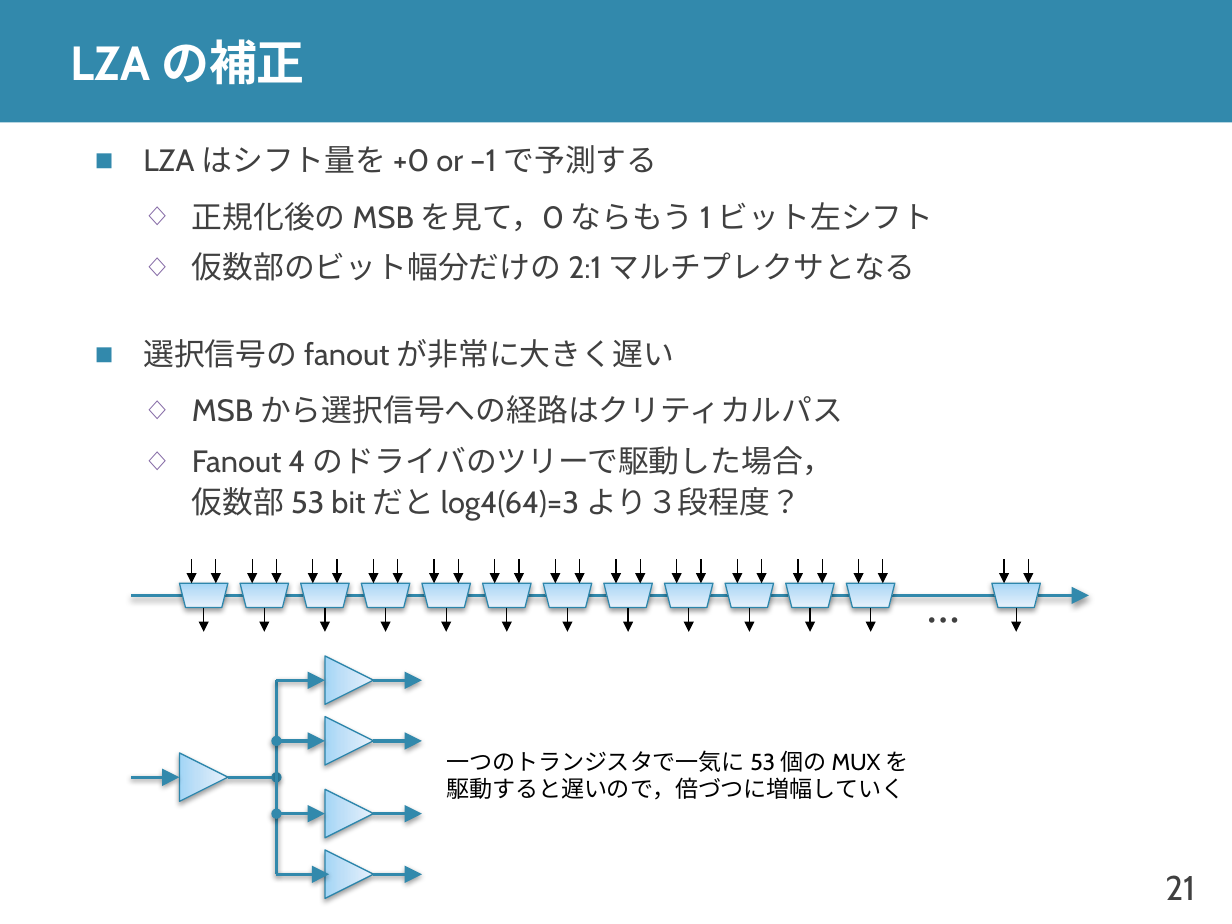
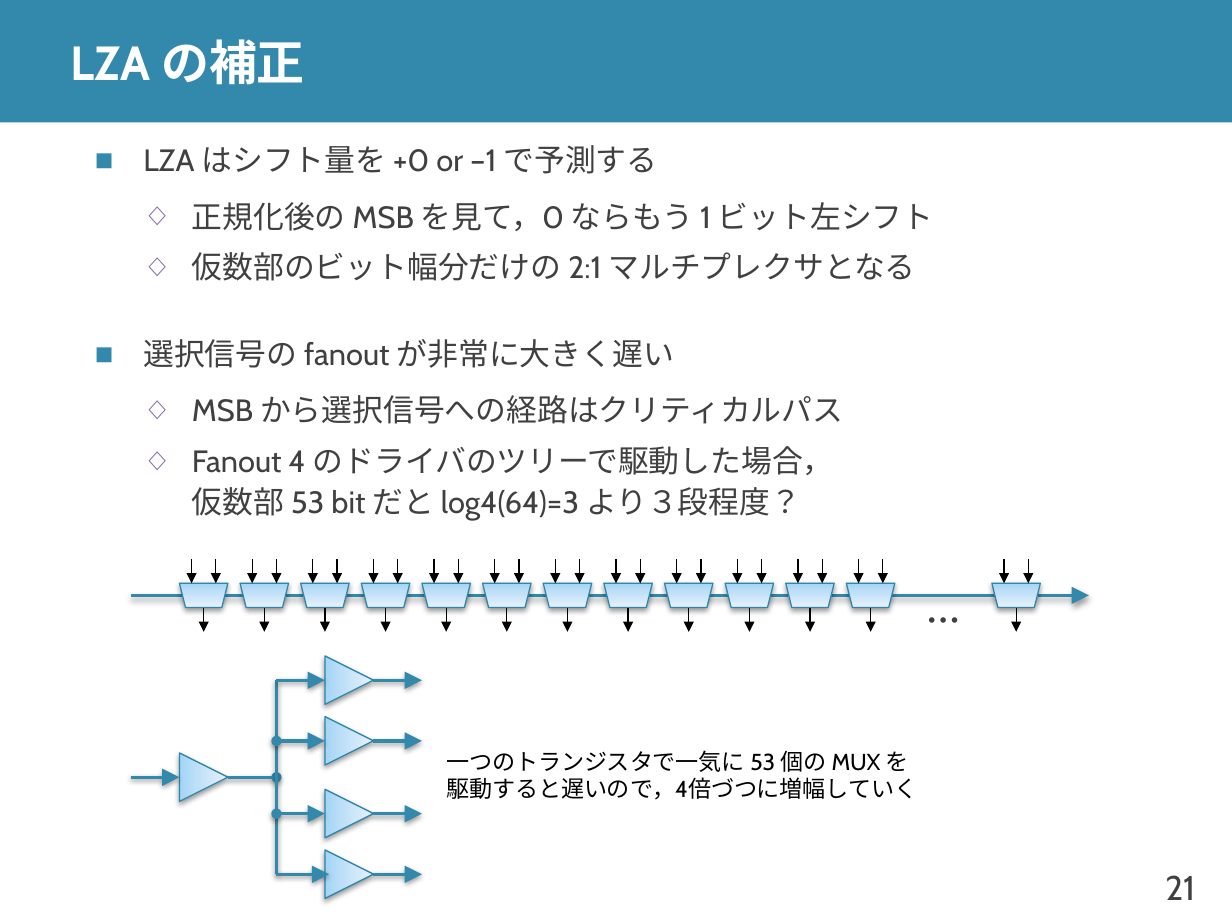
Before and after one commit to shioyadan/advanced-computer-organization, a slide deck: slide 21 of aco-shioya-appendix-fpu.pptx. Drawn at 1232x924 pixels with LibreOffice and Linux fonts; fonts in the diff are those of the drawing. Boxes give left, top, right and bottom in pixels: in the first picture for what was removed or moved away, otherwise in the second. Text is boxed around its words. In the diff, an @@ line names an element or a change of style, - is before the commit and + after.

```diff
--- a/aco-shioya-appendix-fpu.pptx
+++ b/aco-shioya-appendix-fpu.pptx
@@ text at (446, 750, 917, 800): text changed @@
-一つのトランジスタで一気に 53 個の MUX を
-駆動すると遅いので，倍づつに増幅していく
+一つのトランジスタで一気に 53 個の MUX を
+駆動すると遅いので，4倍づつに増幅していく
```
Also in this commit, not shown: 6 other slides changed, 1 slide added, 1 slide removed.
